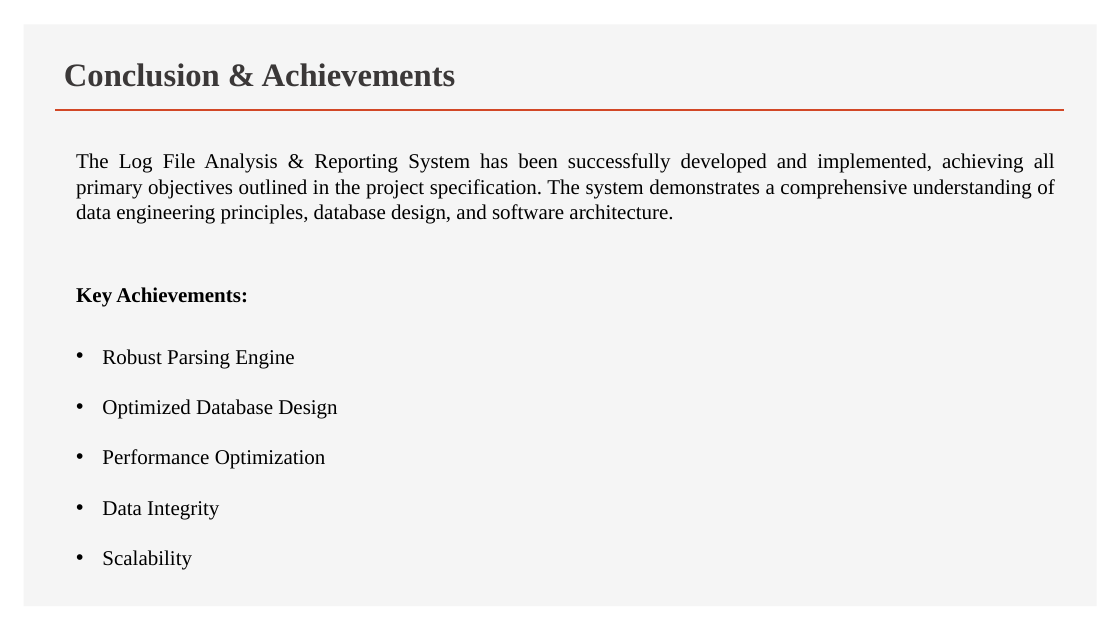
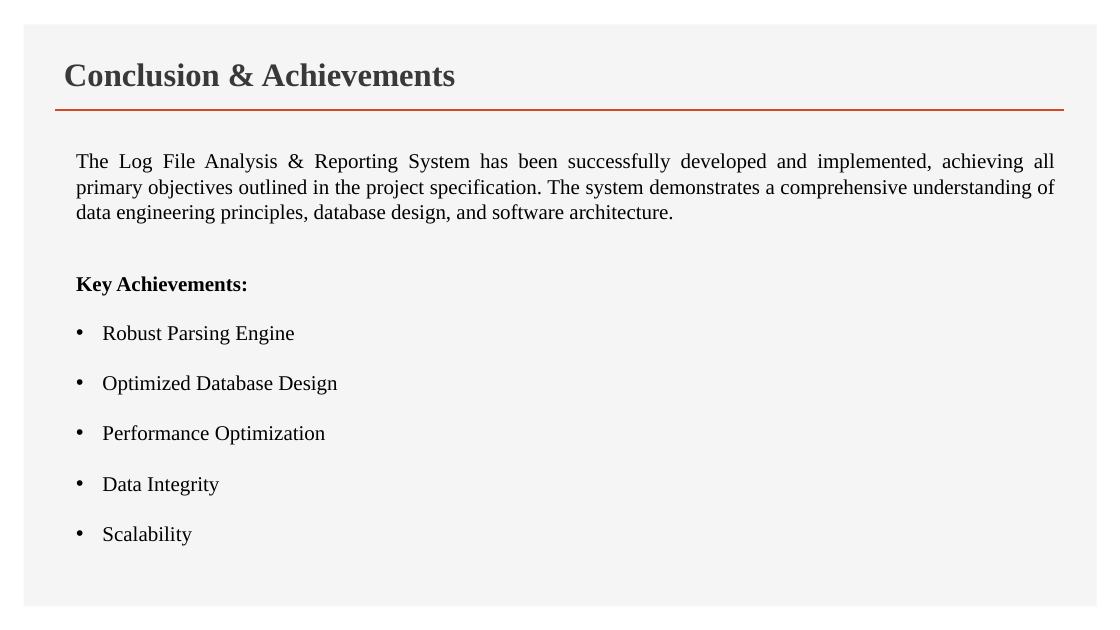
Before and after one commit to chandu664/Log-File-Analysis-Reporting-System-, a slide deck: slide 14 of Log File AnalysisReporting System_ppt.pptx (slide 13 before the commit). Drawn at 1120x630 pixels with LibreOffice and Linux fonts; fonts in the diff are those of the drawing. Boxes give left, top, right and bottom in pixels: in the first picture for what was removed or moved away, otherwise in the second. Text is boxed around its words. In the diff, an @@ line names an element or a change of style, - is before the commit and + after.

```diff
--- a/Log File AnalysisReporting System_ppt.pptx
+++ b/Log File AnalysisReporting System_ppt.pptx
@@ text "Key Achievements:": place and size @@
-text "Key Achievements:" at (76, 287, 248, 306)
+text "Key Achievements:" at (76, 276, 248, 296)
@@ text "Robust Parsing Engine": place and size @@
-text "Robust Parsing Engine" at (102, 349, 337, 570)
+text "Robust Parsing Engine" at (102, 325, 337, 546)
```
Also in this commit, not shown: 2 other slides changed, 1 slide added, 12 other files.
